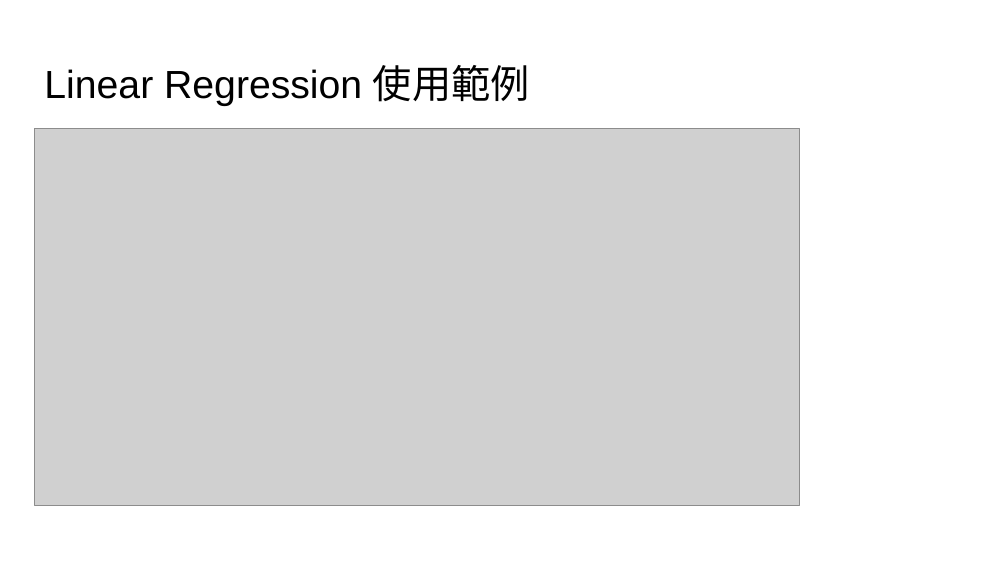
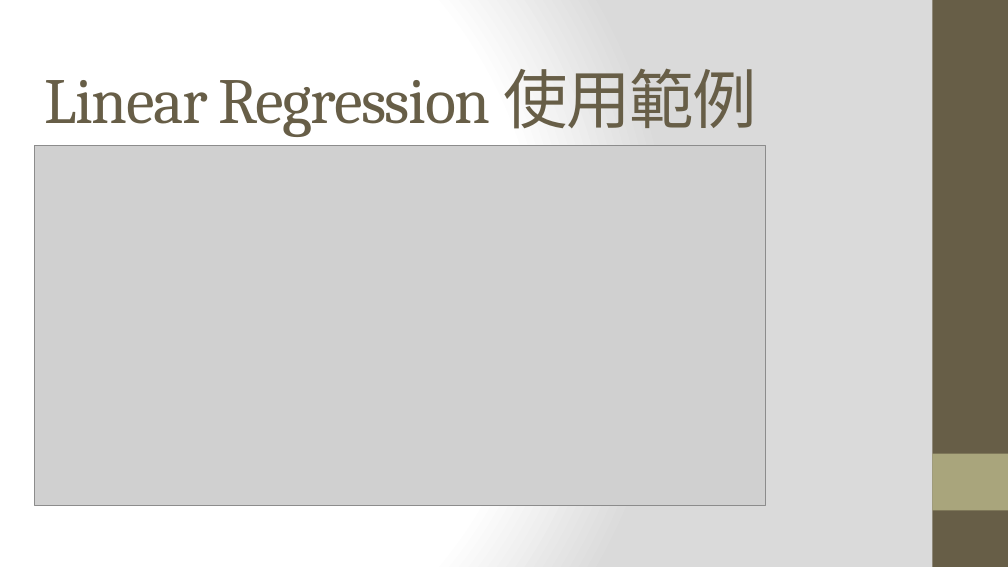
Before and after one commit to maloyang/NKUST_20200423, a slide deck: slide 11 of L3/L3_簡介機器學習.pptx. Drawn at 1008x567 pixels with LibreOffice and Linux fonts; fonts in the diff are those of the drawing; grey boxes stand for pictures. Boxes give left, top, right and bottom in pixels: in the first picture for what was removed or moved away, otherwise in the second. Text is boxed around its words. In the diff, an @@ line names an element or a change of style, - is before the commit and + after.

```diff
--- a/L3/L3_簡介機器學習.pptx
+++ b/L3/L3_簡介機器學習.pptx
@@ background #FFFFFF to gradient #FFFFFF to #DADADA @@
@@ rectangle added at (932, 0, 1008, 566), fill #675E47 @@
@@ title "Linear Regression 使用範例" at (44, 68, 756, 137): size 28 to 46 pt, font Arial to Cambria, text colour #000000 to #675E47, letter spacing 0 to -1 pt @@
@@ picture: place and size @@
-picture at (34, 129, 799, 506)
+picture at (34, 145, 766, 505)
@@ rectangle added at (932, 454, 1008, 510), fill #A9A57C @@
```
Also in this commit, not shown: 10 other slides changed, 4 slides added, 4 slides removed.
